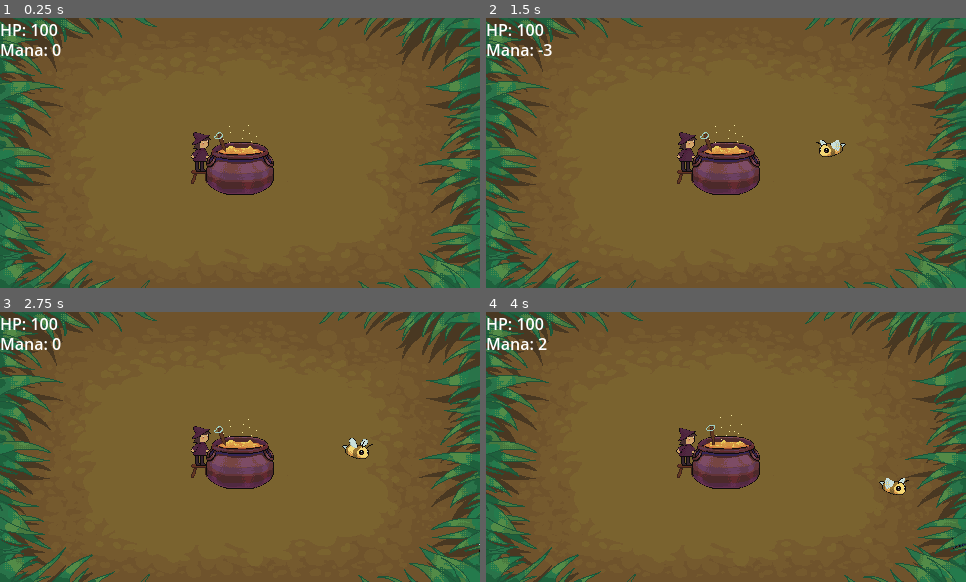
Above: before the commit, frames 1-4 (two rows, left to right).
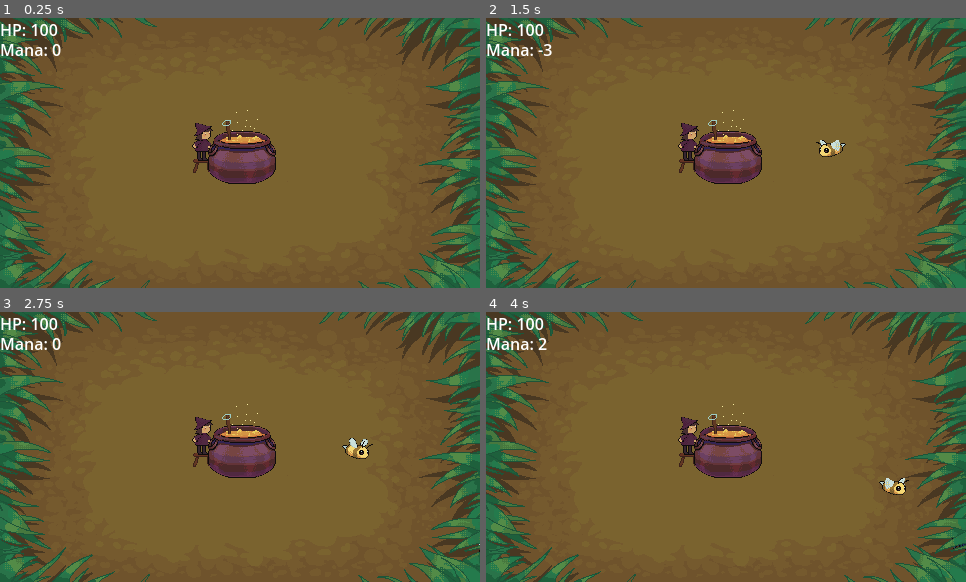
Above: after the commit, the same moments.

Repository: HarryLin349/WitchGame
Game: Godot game, scene res://overworld.tscn
Same seed, same stepped clock (60 frames per second), same inputs: the game is played once before the commit and once after it.
Inputs (mouse positions are in pixels of both pictures, inside the frame that each line leads up to):
- Up to frame 1 (0.25 s): no input
- Up to frame 2 (1.5 s): move the mouse to (831, 139) at 0.52 s; click (831, 139) at 0.67 s; move the mouse to (630, 166) at 1.27 s; click (630, 166) at 1.42 s
- Up to frame 3 (2.75 s): move the mouse to (288, 387) at 2.02 s; click (288, 387) at 2.17 s
- Up to frame 4 (4 s): move the mouse to (702, 501) at 2.77 s; click (702, 501) at 2.92 s; move the mouse to (870, 487) at 3.52 s; click (870, 487) at 3.67 s

The runs differ from the first frame. In frame 1, 3.1% of the frame differs, in the area x 39-58%, y 34-66%; in frame 2, 3.1%; in frame 3, 3.1%; in frame 4, 3.1%.

Commit message:
witch in overworld

Diff:
--- a/overworld.tscn
+++ b/overworld.tscn
@@ -1,62 +1,65 @@
-[gd_scene load_steps=15 format=3 uid="uid://4iu3mdvkpscm"]
+[gd_scene load_steps=16 format=3 uid="uid://4iu3mdvkpscm"]
 
 [ext_resource type="Script" path="res://summoning.gd" id="1_1m0hf"]
 [ext_resource type="Texture2D" uid="uid://4bsgtgabuxfv" path="res://Assets/floor.PNG" id="2_pbn36"]
 [ext_resource type="Script" path="res://Game Logic/spawner.gd" id="4_owgup"]
 [ext_resource type="Texture2D" uid="uid://d2os3b1p124qb" path="res://Assets/Witch.png" id="6_vxrn5"]
 [ext_resource type="Script" path="res://Game Logic/StatsUI.gd" id="7_2a7tk"]
-[ext_resource type="Script" path="res://WitchAnimation.gd" id="7_jeeai"]
 [ext_resource type="Texture2D" uid="uid://d2504p3orca8u" path="res://Assets/grass.PNG" id="7_k03s2"]
+[ext_resource type="Script" path="res://witchScript.gd" id="7_m36jt"]
 
-[sub_resource type="AtlasTexture" id="AtlasTexture_2i78t"]
+[sub_resource type="AtlasTexture" id="AtlasTexture_tvkfo"]
 atlas = ExtResource("6_vxrn5")
 region = Rect2(0, 0, 128, 128)
 
-[sub_resource type="AtlasTexture" id="AtlasTexture_8q36a"]
+[sub_resource type="AtlasTexture" id="AtlasTexture_3nkft"]
 atlas = ExtResource("6_vxrn5")
 region = Rect2(128, 0, 128, 128)
 
-[sub_resource type="AtlasTexture" id="AtlasTexture_b47mb"]
+[sub_resource type="AtlasTexture" id="AtlasTexture_4liu1"]
 atlas = ExtResource("6_vxrn5")
 region = Rect2(256, 0, 128, 128)
 
-[sub_resource type="AtlasTexture" id="AtlasTexture_faxp4"]
+[sub_resource type="AtlasTexture" id="AtlasTexture_wclrq"]
 atlas = ExtResource("6_vxrn5")
 region = Rect2(384, 0, 128, 128)
 
-[sub_resource type="AtlasTexture" id="AtlasTexture_2wpyl"]
+[sub_resource type="AtlasTexture" id="AtlasTexture_brynw"]
 atlas = ExtResource("6_vxrn5")
 region = Rect2(512, 0, 128, 128)
 
-[sub_resource type="AtlasTexture" id="AtlasTexture_oliu8"]
+[sub_resource type="AtlasTexture" id="AtlasTexture_3hokc"]
 atlas = ExtResource("6_vxrn5")
 region = Rect2(640, 0, 128, 128)
 
-[sub_resource type="SpriteFrames" id="SpriteFrames_au5yq"]
+[sub_resource type="SpriteFrames" id="SpriteFrames_gdxsc"]
 animations = [{
 "frames": [{
 "duration": 1.0,
-"texture": SubResource("AtlasTexture_2i78t")
+"texture": SubResource("AtlasTexture_tvkfo")
 }, {
 "duration": 1.0,
-"texture": SubResource("AtlasTexture_8q36a")
+"texture": SubResource("AtlasTexture_3nkft")
 }, {
 "duration": 1.0,
-"texture": SubResource("AtlasTexture_b47mb")
+"texture": SubResource("AtlasTexture_4liu1")
 }, {
 "duration": 1.0,
-"texture": SubResource("AtlasTexture_faxp4")
+"texture": SubResource("AtlasTexture_wclrq")
 }, {
 "duration": 1.0,
-"texture": SubResource("AtlasTexture_2wpyl")
+"texture": SubResource("AtlasTexture_brynw")
 }, {
 "duration": 1.0,
-"texture": SubResource("AtlasTexture_oliu8")
+"texture": SubResource("AtlasTexture_3hokc")
 }],
 "loop": true,
 "name": &"default",
 "speed": 5.0
 }]
+
+[sub_resource type="CircleShape2D" id="CircleShape2D_wwplh"]
+radius = 22.0
 
 [node name="world" type="Node2D"]
 
@@ -87,13 +90,18 @@
 offset_right = 40.0
 offset_bottom = 43.0
 
-[node name="AnimatedSprite2D" type="AnimatedSprite2D" parent="."]
-position = Vector2(-16, 0)
-sprite_frames = SubResource("SpriteFrames_au5yq")
-frame_progress = 0.088779
-script = ExtResource("7_jeeai")
-
 [node name="Grass" type="Sprite2D" parent="."]
 texture = ExtResource("7_k03s2")
 
 [connection signal="timeout" from="Enemies/Timer" to="Enemies" method="_on_timer_timeout"]
+[node name="CharacterBody2D" type="CharacterBody2D" parent="."]
+collision_layer = 2
+
+[node name="AnimatedSprite2D" type="AnimatedSprite2D" parent="CharacterBody2D"]
+position = Vector2(-14, -11)
+sprite_frames = SubResource("SpriteFrames_gdxsc")
+frame_progress = 0.963878
+script = ExtResource("7_m36jt")
+
+[node name="CollisionShape2D" type="CollisionShape2D" parent="CharacterBody2D"]
+shape = SubResource("CircleShape2D_wwplh")
--- a/WitchAnimation.gd
+++ b/witchScript.gd
@@ -4,6 +4,7 @@
 # Called when the node enters the scene tree for the first time.
 func _ready():
 	play("default")
+	pass # Replace with function body.
 
 
 # Called every frame. 'delta' is the elapsed time since the previous frame.
